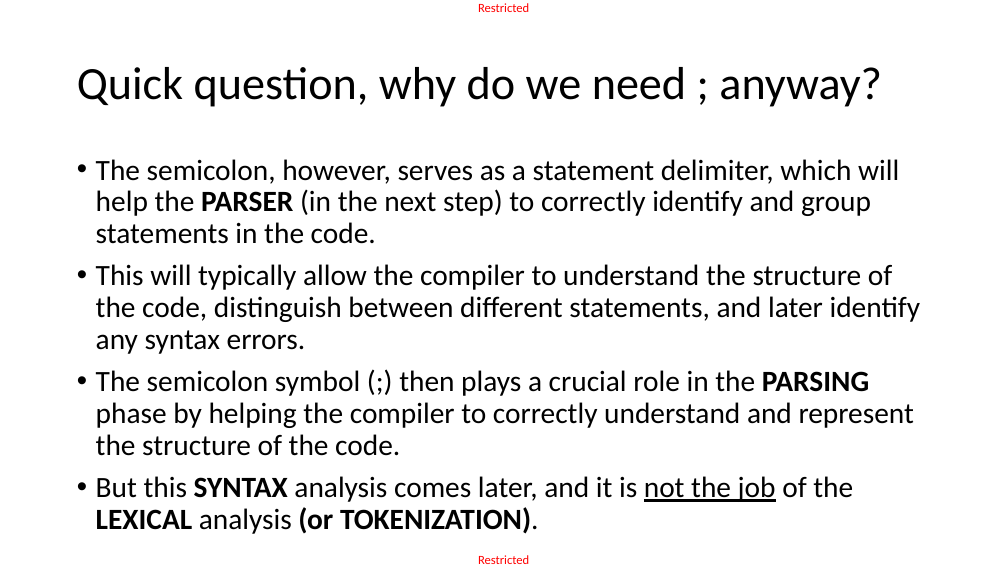
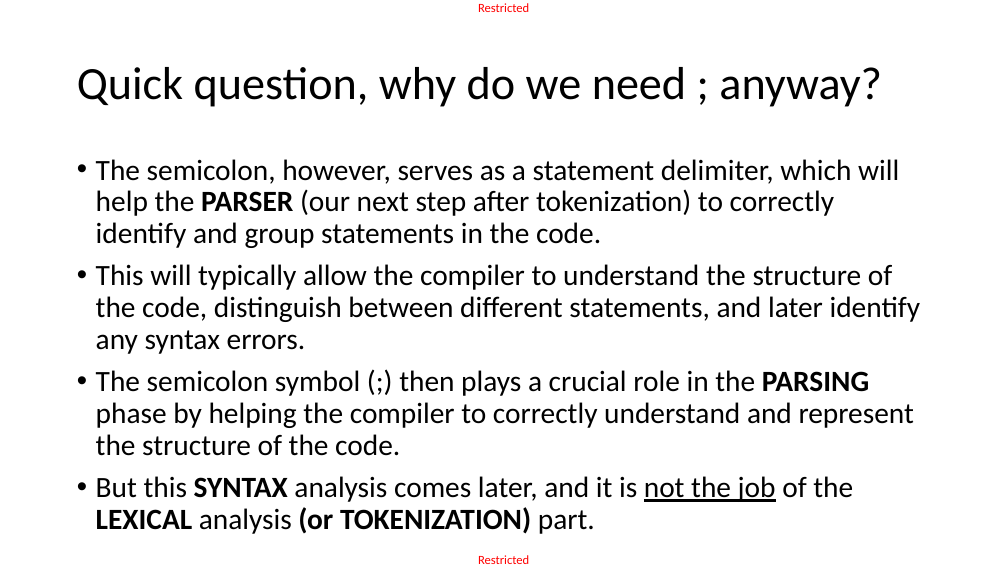
Before and after one commit to matthieudemari/SUTD_PLC_50_051, a slide deck: slide 39 of W9/W9S3/W9S3.pptx (slide 38 before the commit). Drawn at 1008x567 pixels with LibreOffice and Linux fonts; fonts in the diff are those of the drawing. Boxes give left, top, right and bottom in pixels: in the first picture for what was removed or moved away, otherwise in the second. Text is boxed around its words. In the diff, an @@ line names an element or a change of style, - is before the commit and + after.

```diff
--- a/W9/W9S3/W9S3.pptx
+++ b/W9/W9S3/W9S3.pptx
@@ text at (96,159,899,248): text changed @@
-• The semicolon, however, serves as a statement delimiter, which will help the PARSER (in the next step) to correctly identify and group statements in the code.
+• The semicolon, however, serves as a statement delimiter, which will help the PARSER (our next step after tokenization) to correctly identify and group statements in the code.
@@ text at (96,476,853,534): text changed @@
-• But this SYNTAX analysis comes later, and it is not the job of the LEXICAL analysis (or TOKENIZATION).
+• But this SYNTAX analysis comes later, and it is not the job of the LEXICAL analysis (or TOKENIZATION) part.
```
Also in this commit, not shown: 20 other slides changed, 8 slides added, 7 other files.
